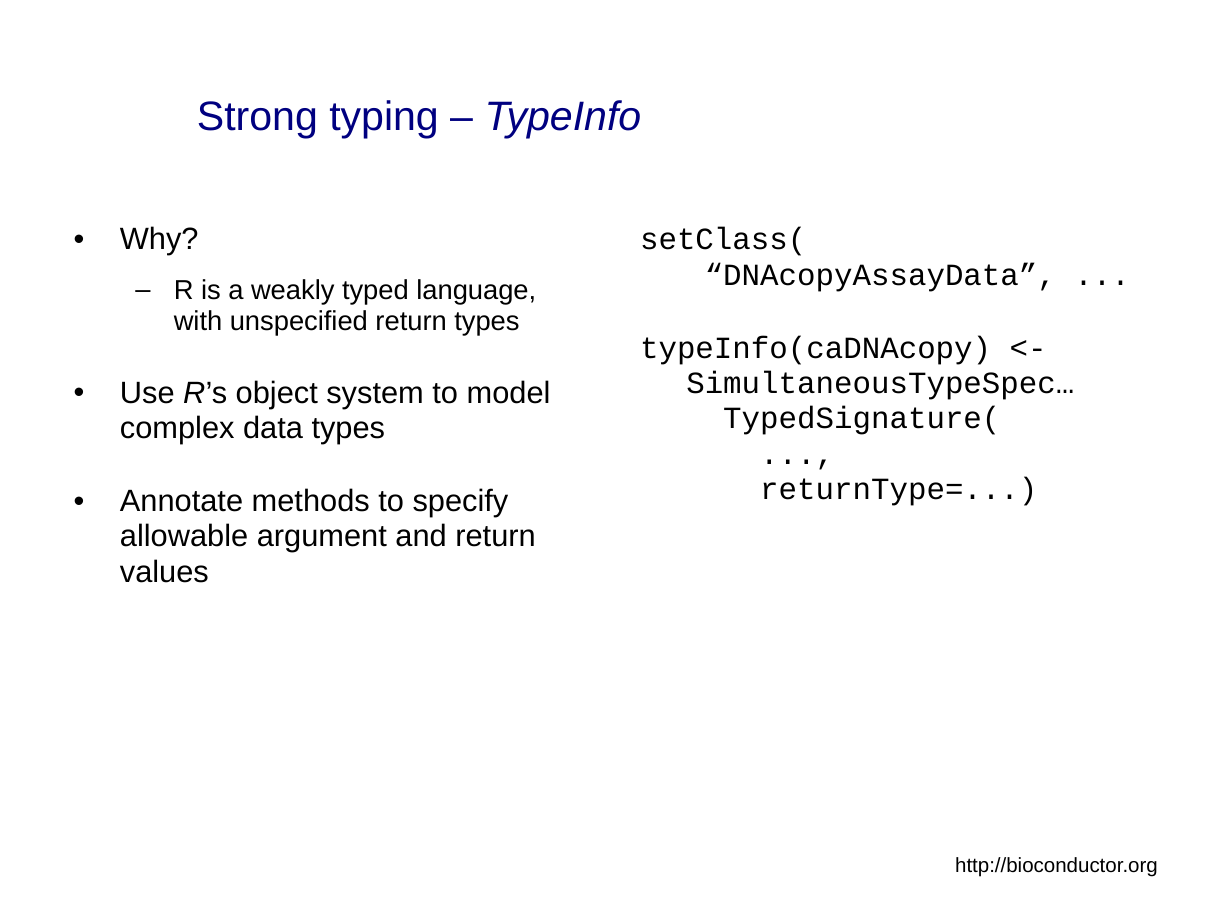
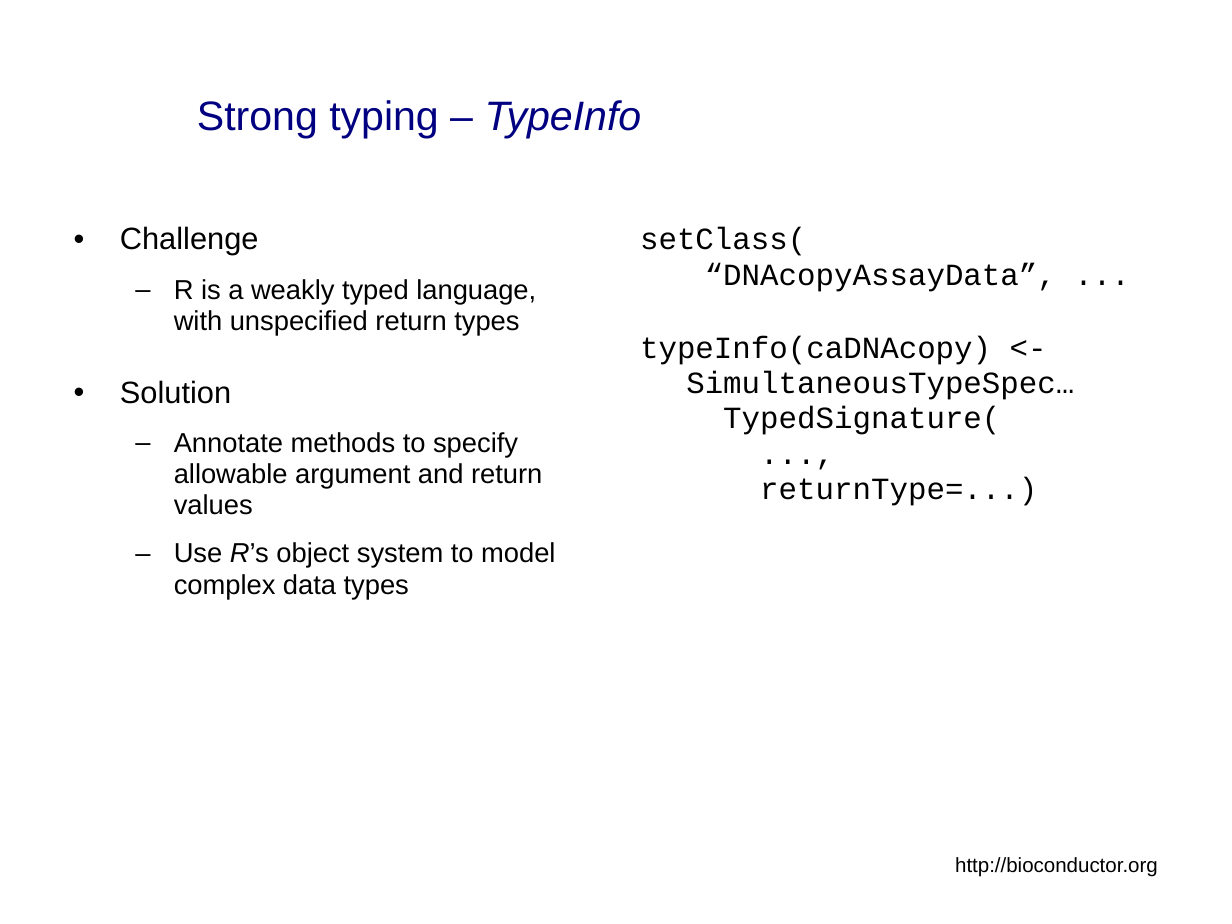
Before and after one commit to NCIP/bioconductor, a slide deck: slide 28 of bioconductor/Presentations/caBIG_Annual_Meeting_2007_Tech_Demo.ppt. Drawn at 1232x924 pixels with LibreOffice and Linux fonts; fonts in the diff are those of the drawing; background and template pictures are left out. Boxes give left, top, right and bottom in pixels: in the first picture for what was removed or moved away, otherwise in the second. Text is boxed around its words. In the diff, an @@ line names an element or a change of style, - is before the commit and + after.

```diff
--- a/bioconductor/Presentations/caBIG_Annual_Meeting_2007_Tech_Demo.ppt
+++ b/bioconductor/Presentations/caBIG_Annual_Meeting_2007_Tech_Demo.ppt
@@ text at [120,226,259,255]: text changed @@
-• Why?
+• Challenge
@@ text at [120,380,542,515]: paragraphs added @@
+• Solution
+  – Annotate methods to specify allowable argument and return values
@@ text at [120,488,535,583]: paragraph removed @@
-• Annotate methods to specify allowable argument and return values
@@ text at [174,542,555,599]: size 18 to 16 pt in "Use R’s object system to model complex ..."; bullet • to –; list level 1 to 2 in "Use R’s object system to ..." @@
```
Also in this commit, not shown: 13 other slides changed, 1 slide removed.
